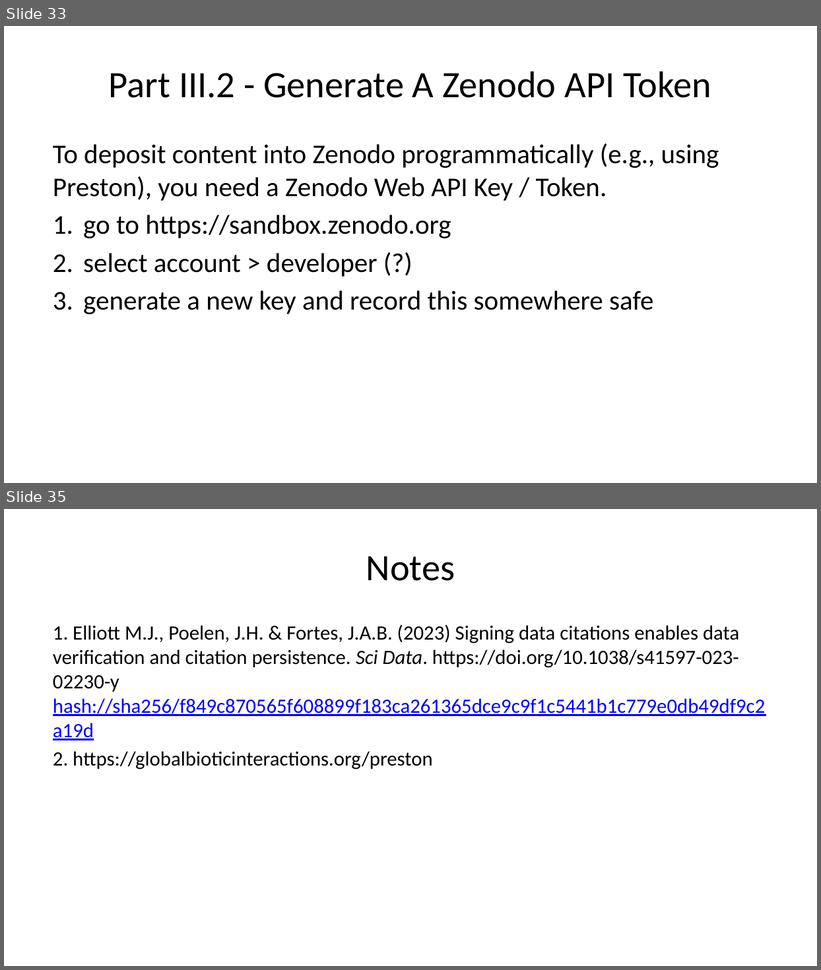
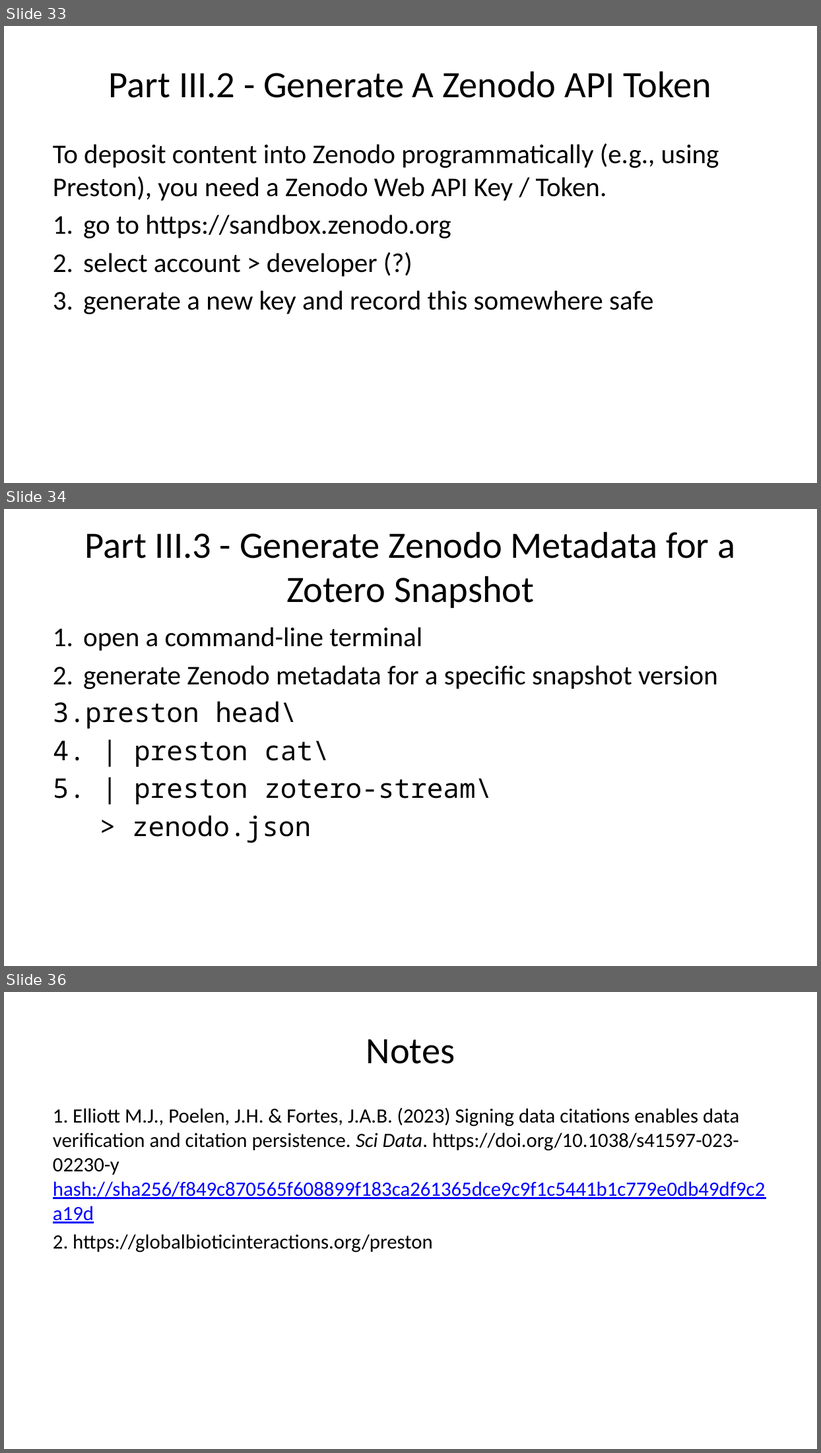
Before and after one commit to bat-literature/bat-literature.github.io, a slide deck: workshop.pptx. Shown one above the other, each under a label of ours: slides 33 and 35 before the commit, slides 33, 34 and 36 after it; the slides between them are not shown. The pictures are 821x970 and 821x1453 pixels, drawn with LibreOffice and Linux fonts; fonts in the diff are those of the drawing. Boxes give left, top, right and bottom in pixels: in the first picture for what was removed or moved away, otherwise in the second. Text is boxed around its words. In the diff, an @@ line names an element or a change of style, - is before the commit and + after.

```diff
--- a/workshop.pptx
+++ b/workshop.pptx
@@ slide 34 added at box(4, 509, 817, 966), background #FFFFFF @@
@@ title added at box(85, 531, 735, 608), 33 pt, text #000000 @@
+Part III.3 - Generate Zenodo Metadata for a Zotero Snapshot
@@ text added at box(53, 627, 718, 843), 24 pt, text #000000 @@
+1. open a command-line terminal
+2. generate Zenodo metadata for a specific snapshot version
+preston head\
+| preston cat\
+| preston zotero-stream\
+> zenodo.json
@@ what was slide 35 is now slide 36 @@
```
Also in this commit, not shown: 3 slides changed, 3 other files.
